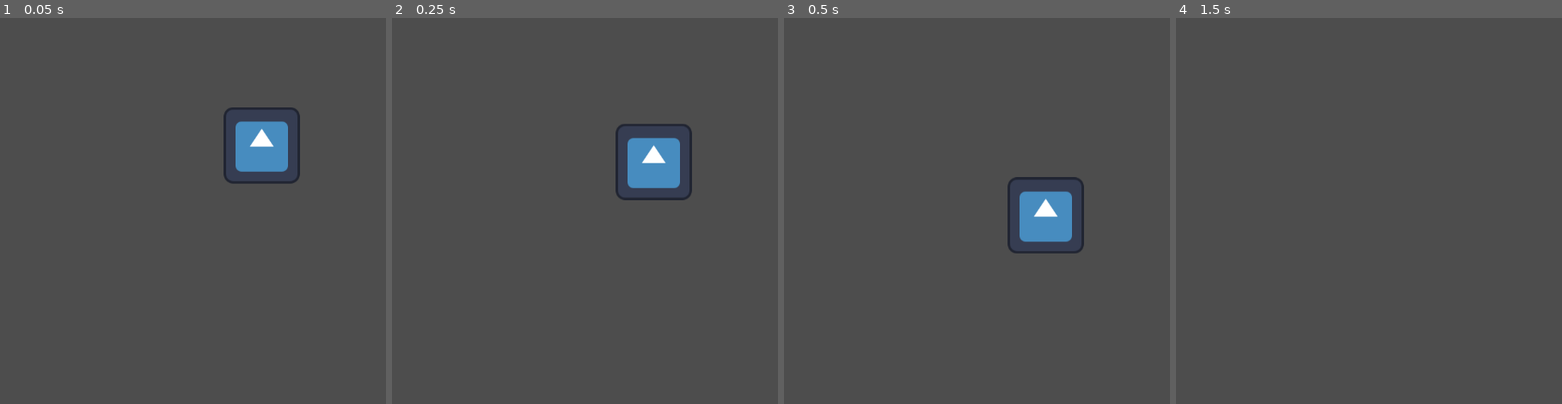
Above: before the commit, frames 1-4 (left to right).
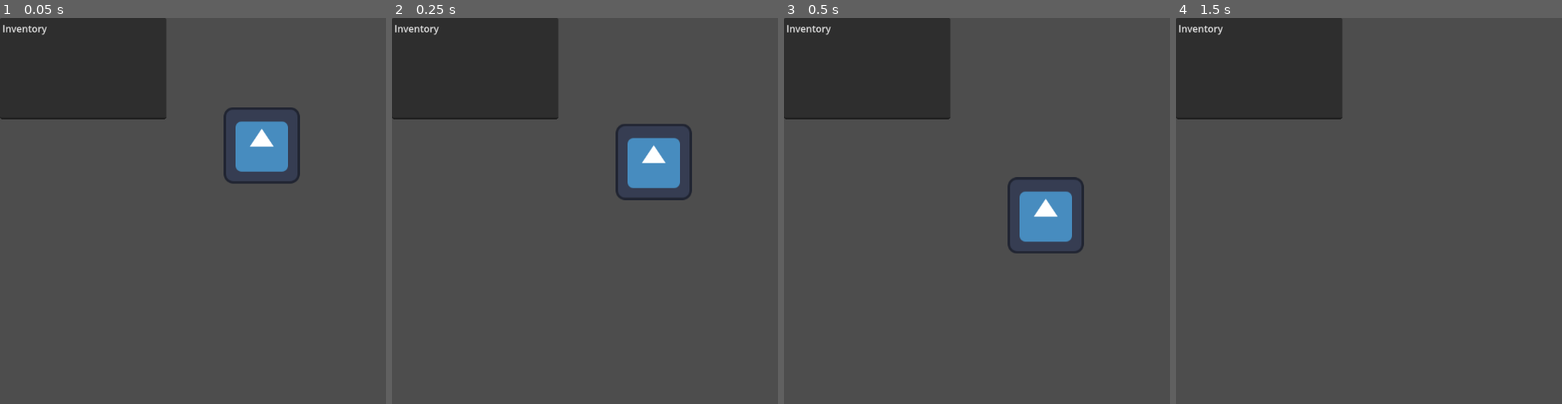
Above: after the commit, the same moments.

Repository: daniiical/Godot-Game
Game: Godot game, scene res://main_menu.tscn
Same seed, same stepped clock (60 frames per second), same inputs: the game is played once before the commit and once after it. The engine's default icon, where the game draws it, is replaced by a stand-in: a white triangle on a blue panel in a dark square.
Inputs:
- Up to frame 1 (0.05 s): no input
- Up to frame 2 (0.25 s): no input
- Up to frame 3 (0.5 s): no input
- Up to frame 4 (1.5 s): tap Enter (ui_accept) at 0.5, 0.77 s; hold Right (ui_right) from 0.53 s (still down)

The runs differ from the first frame. In frame 1, 11% of the frame differs, in the area x 0-43%, y 0-27%; in frame 2, 11%; in frame 3, 11%; in frame 4, 11%.

Commit message:
inventory
attempt inventory

Diff:
--- a/main_menu.tscn
+++ b/main_menu.tscn
@@ -16,3 +16,8 @@
 [node name="Icon" type="Sprite2D" parent="CharacterBody2D"]
 position = Vector2(439, 213)
 texture = ExtResource("2_fu7sn")
+
+[node name="TextEdit" type="TextEdit" parent="."]
+offset_right = 279.0
+offset_bottom = 170.0
+text = "Inventory"
